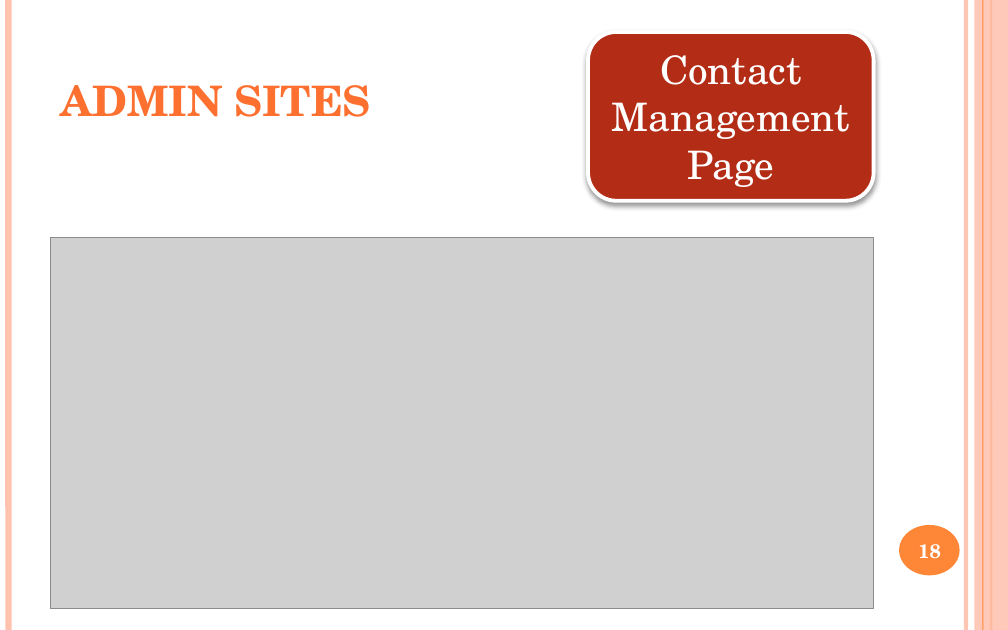
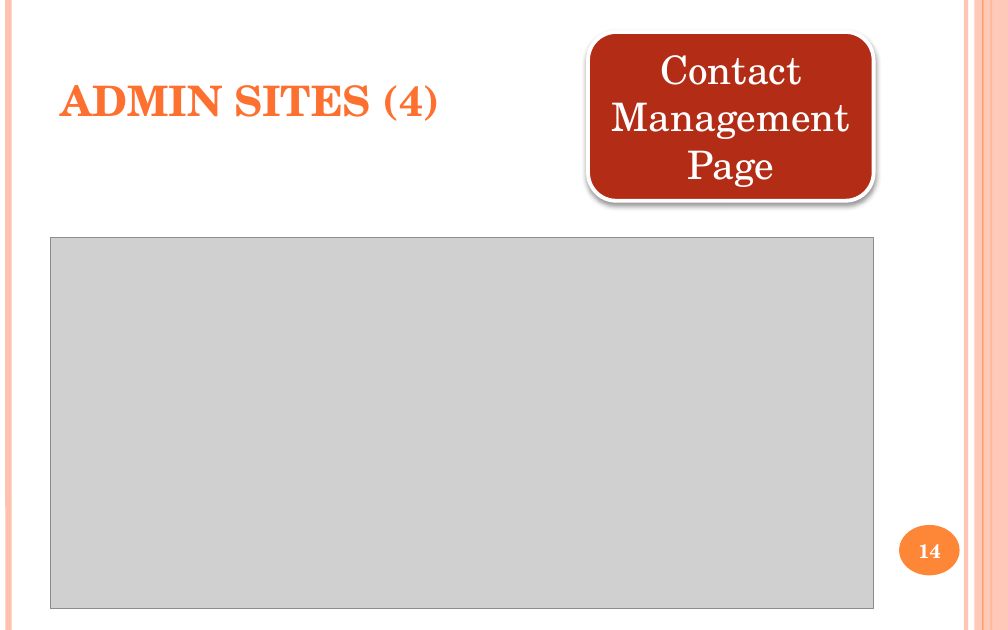
Before and after one commit to yutovsjohan/final_project, a slide deck: slide 14 of document_final/final_project.pptx (slide 18 before the commit). Drawn at 1008x630 pixels with LibreOffice and Linux fonts; fonts in the diff are those of the drawing; grey boxes stand for pictures. Boxes give left, top, right and bottom in pixels: in the first picture for what was removed or moved away, otherwise in the second. Text is boxed around its words. In the diff, an @@ line names an element or a change of style, - is before the commit and + after.

Commit message:
role, product management
- add Role management (add, edit, delete)
- add product detail admin (add, upload image, edit)
- fix error, update code, update UI

```diff
--- a/document_final/final_project.pptx
+++ b/document_final/final_project.pptx
@@ title at box(60, 85, 440, 121): text changed @@
-ADMIN SITES
+ADMIN SITES (4)
@@ page number at box(918, 544, 941, 558): text changed @@
-18
+14
```
Also in this commit, not shown: 13 other slides changed, 18 slides added, 41 other files.
